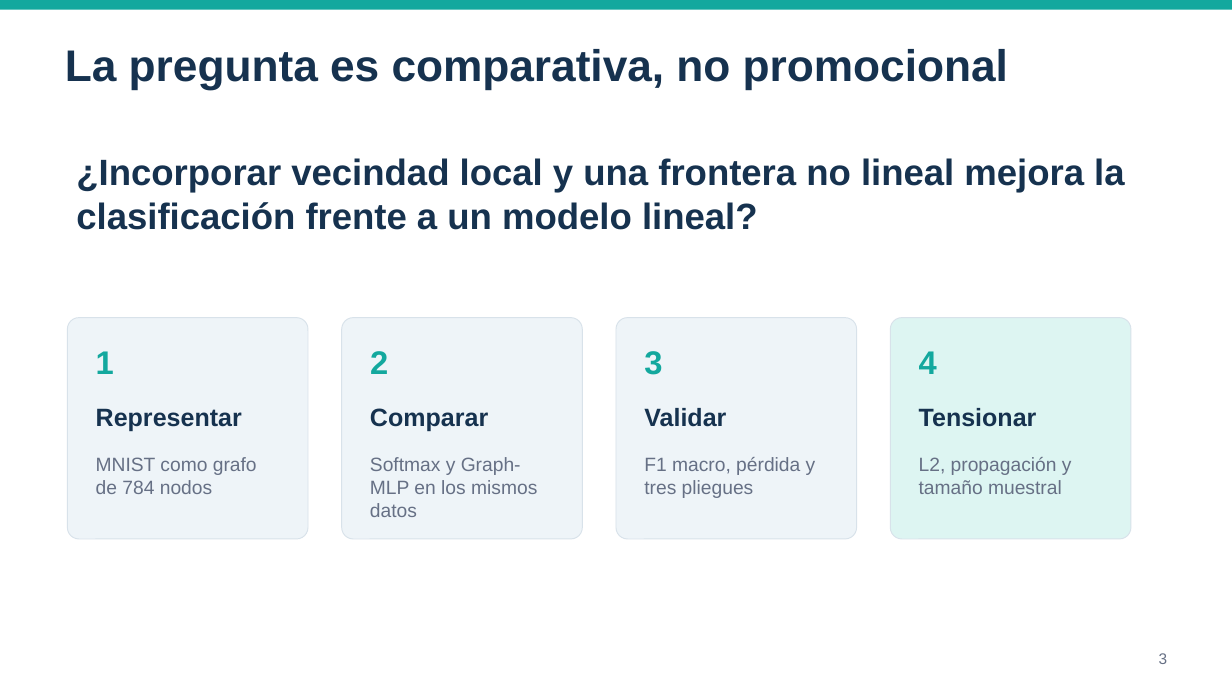
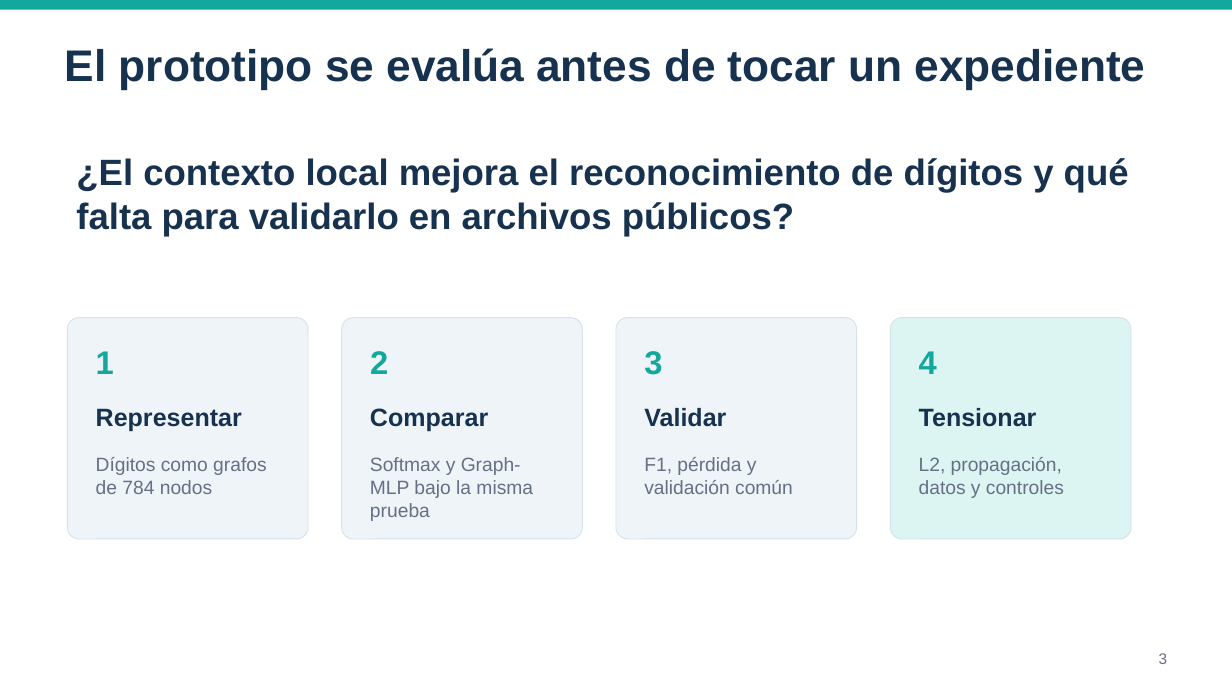
Before and after one commit to EmiliodeGomez/redes-neuronales-grafos-mnist, a slide deck: slide 3 of presentacion/PresentacionFinal_Grupo_RedesNeuronalesGrafos.pptx. Drawn at 1232x693 pixels with LibreOffice and Linux fonts; fonts in the diff are those of the drawing. Boxes give left, top, right and bottom in pixels: in the first picture for what was removed or moved away, otherwise in the second. Text is boxed around its words. In the diff, an @@ line names an element or a change of style, - is before the commit and + after.

Commit message:
Reenfocar proyecto a digitalizacion de archivos publicos

```diff
--- a/presentacion/PresentacionFinal_Grupo_RedesNeuronalesGrafos.pptx
+++ b/presentacion/PresentacionFinal_Grupo_RedesNeuronalesGrafos.pptx
@@ text at [65,48,1145,89]: text changed @@
-La pregunta es comparativa, no promocional
+El prototipo se evalúa antes de tocar un expediente
@@ text at [76,158,1129,236]: text changed @@
-¿Incorporar vecindad local y una frontera no lineal mejora la clasificación frente a un modelo lineal?
+¿El contexto local mejora el reconocimiento de dígitos y qué falta para validarlo en archivos públicos?
@@ text at [96,457,266,494]: text changed @@
-MNIST como grafo de 784 nodos
+Dígitos como grafos de 784 nodos
@@ text at [370,457,533,521]: text changed @@
-Softmax y Graph-MLP en los mismos datos
+Softmax y Graph-MLP bajo la misma prueba
@@ text at [644,457,793,494]: text changed @@
-F1 macro, pérdida y tres pliegues
+F1, pérdida y validación común
@@ text at [919,457,1064,498]: text changed @@
-L2, propagación y tamaño muestral
+L2, propagación, datos y controles
```
Also in this commit, not shown: 5 other slides changed, 8 other files.
